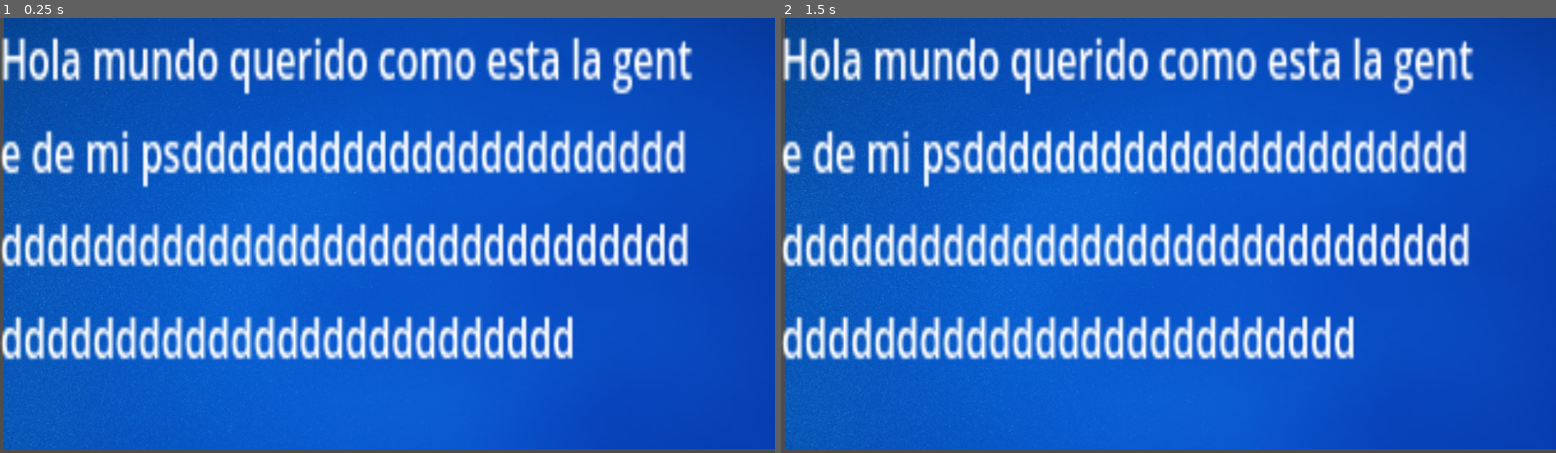
Above: before the commit, frames 1-2 (left to right).
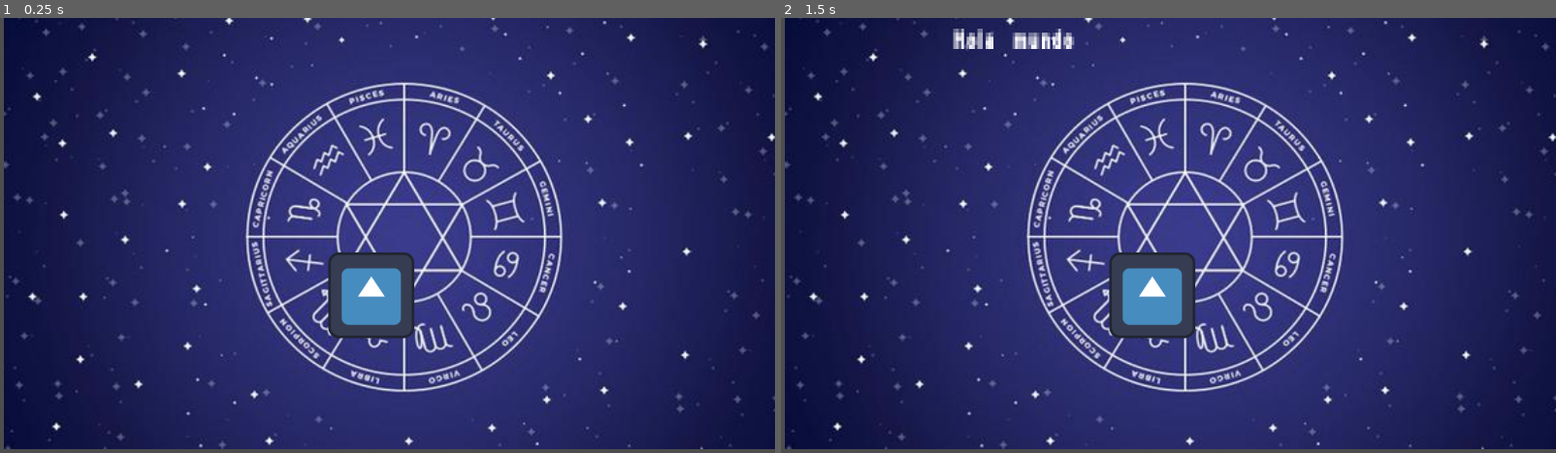
Above: after the commit, the same moments.

Repository: AlejandroObando23/RetosPracticasProgramacion
Game: Godot game, scene res://control.tscn
Same seed, same stepped clock (60 frames per second), same inputs: the game is played once before the commit and once after it. The engine's default icon, where the game draws it, is replaced by a stand-in: a white triangle on a blue panel in a dark square.
Inputs (mouse positions are in pixels of both pictures, inside the frame that each line leads up to):
- Up to frame 1 (0.25 s): no input
- Up to frame 2 (1.5 s): click (1160, 296) at 0.52 s; click (1160, 296) at 1.27 s

The runs differ from the first frame. In frame 1, 99% of the frame differs, in the area x 0-100%, y 0-100%; in frame 2, 99%.

Commit message:
Acttualizacion

Diff:
--- a/PracticasGodot/Proyecto_godgot/codiguito.gd
+++ b/PracticasGodot/Proyecto_godgot/codiguito.gd
@@ -3,4 +3,8 @@
 
 # Called when the node enters the scene tree for the first time.
 func _ready():
-	print("Hola mundo")
+	$Control/TextureRect/Label.text=("")
+
+
+func _on_texture_button_pressed():
+	$Control/TextureRect/Label.text=("Hola mundo")
--- a/PracticasGodot/Proyecto_godgot/control.tscn
+++ b/PracticasGodot/Proyecto_godgot/control.tscn
@@ -1,8 +1,18 @@
-[gd_scene load_steps=4 format=3 uid="uid://sbn5uf6y7bj7"]
+[gd_scene load_steps=7 format=3 uid="uid://sbn5uf6y7bj7"]
 
 [ext_resource type="Script" path="res://codiguito.gd" id="1_6gock"]
-[ext_resource type="Texture2D" uid="uid://b44oxif8e34th" path="res://blue.jpg" id="1_50q6r"]
+[ext_resource type="Texture2D" uid="uid://ch0bygarmg5vk" path="res://Zodiacl.jpg" id="2_4i0v3"]
 [ext_resource type="Script" path="res://Codigop.gd" id="3_715g4"]
+[ext_resource type="Texture2D" uid="uid://lw4vragxqlf1" path="res://icon.svg" id="4_cgec5"]
+
+[sub_resource type="Theme" id="Theme_3ti3q"]
+
+[sub_resource type="FontVariation" id="FontVariation_ekd8p"]
+resource_local_to_scene = true
+variation_embolden = 2.0
+spacing_glyph = 1
+spacing_space = 5
+spacing_top = 1
 
 [node name="Control" type="Control"]
 layout_mode = 3
@@ -27,16 +37,33 @@
 offset_bottom = 602.0
 grow_horizontal = 2
 grow_vertical = 2
-texture = ExtResource("1_50q6r")
+texture = ExtResource("2_4i0v3")
 expand_mode = 1
 script = ExtResource("3_715g4")
 
-[node name="Label" type="Label" parent="."]
+[node name="Label" type="Label" parent="Control/TextureRect"]
+texture_filter = 3
 layout_mode = 1
-offset_right = 303.0
-offset_bottom = 104.0
-rotation = -0.000776611
-scale = Vector2(3.42913, 5.12628)
-text = "Hola mundo querido como esta la gente de mi psddddddddddddddddddddddddddddddddddddddddddddddddddddddddddddddddddddddddddddd"
-vertical_alignment = 3
+offset_left = 250.0
+offset_top = 5.0
+offset_right = 426.0
+offset_bottom = 71.0
+scale = Vector2(4, 5.98)
+theme = SubResource("Theme_3ti3q")
+theme_override_fonts/font = SubResource("FontVariation_ekd8p")
+theme_override_font_sizes/font_size = 5
+text = "Bienvenido en esta aplicacion podras saber que signo zodiacal eres"
 autowrap_mode = 1
+
+[node name="TextureButton" type="TextureButton" parent="Control/TextureRect"]
+layout_mode = 1
+anchors_preset = -1
+anchor_right = 0.035
+anchor_bottom = 0.062
+offset_left = 482.0
+offset_top = 350.0
+offset_right = 589.575
+offset_bottom = 438.134
+texture_normal = ExtResource("4_cgec5")
+
+[connection signal="pressed" from="Control/TextureRect/TextureButton" to="." method="_on_texture_button_pressed"]
Binary file added: PracticasGodot/Proyecto_godgot/Zodiacl.jpg
Not shown, added: PracticasGodot/Proyecto_godgot/Zodiacl.jpg.import
Not shown, removed: PracticasDart/Retos en Dart/Reto de programacion 1.0.0.dart
Not shown, added: PracticasDart/RetosDart/2RetoProgramacion.dart
Not shown, added: PracticasDart/RetosDart/Reto de programacion 2.0.0.dart
Not shown, added: PracticasDart/RetosDart/olo/2RetoProgramacion.dart
Not shown, added: PracticasDart/RetosDart/´Proyecto_prueba_dart/proyecto_nuevo/.gitignore
Not shown, added: PracticasDart/RetosDart/´Proyecto_prueba_dart/proyecto_nuevo/CHANGELOG.md
Not shown, added: PracticasDart/RetosDart/´Proyecto_prueba_dart/proyecto_nuevo/README.md
Not shown, added: PracticasDart/RetosDart/´Proyecto_prueba_dart/proyecto_nuevo/analysis_options.yaml
Not shown, added: PracticasDart/RetosDart/´Proyecto_prueba_dart/proyecto_nuevo/bin/proyecto_nuevo.dart
Not shown, added: PracticasDart/RetosDart/´Proyecto_prueba_dart/proyecto_nuevo/lib/proyecto_nuevo.dart
(and 3 more such lines)
